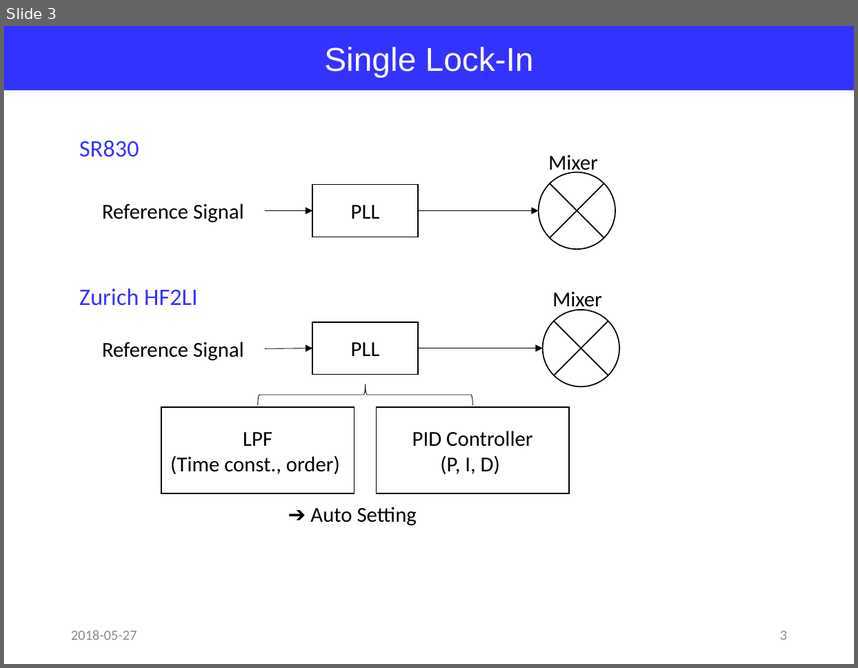
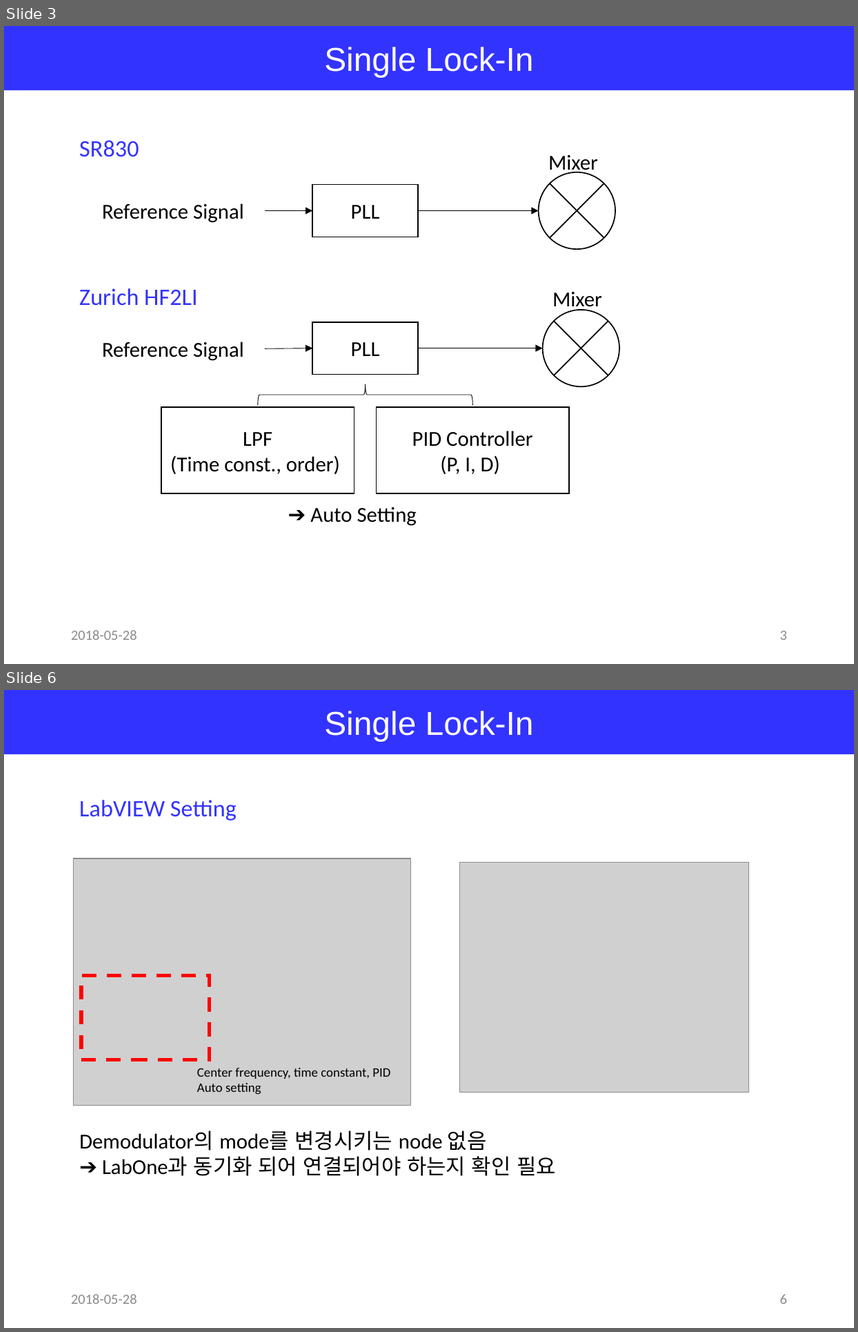
Before and after one commit to jglee96/NBTP_Lab, a slide deck: 랩미팅/201805/180528 Zurich Lock-In(Jong).pptx. Shown one above the other, each under a label of ours: slide 3 before the commit, slides 3 and 6 after it; the slides between them are not shown. The pictures are 858x668 and 858x1332 pixels, drawn with LibreOffice and Linux fonts; fonts in the diff are those of the drawing; grey boxes stand for pictures. Boxes give left, top, right and bottom in pixels: in the first picture for what was removed or moved away, otherwise in the second. Text is boxed around its words. In the diff, an @@ line names an element or a change of style, - is before the commit and + after.

```diff
--- a/랩미팅/201805/180528 Zurich Lock-In(Jong).pptx
+++ b/랩미팅/201805/180528 Zurich Lock-In(Jong).pptx
@@ slide 6 added at (x1=4, y1=690, x2=854, y2=1328), background #FFFFFF @@
@@ rectangle added at (x1=4, y1=690, x2=854, y2=755), fill #3333FF, 28 pt, text #FFFFFF @@
+Single Lock-In
@@ text added at (x1=79, y1=800, x2=237, y2=820), 20 pt, text #3333FF @@
+LabVIEW Setting
@@ picture added at (x1=74, y1=858, x2=411, y2=1105) @@
@@ picture added at (x1=459, y1=862, x2=749, y2=1092) @@
@@ rectangle added at (x1=81, y1=976, x2=210, y2=1060), outline #FF0000 3 pt dashed @@
@@ text added at (x1=197, y1=1067, x2=390, y2=1094), 11 pt, text #000000 @@
+Center frequency, time constant, PID
+Auto setting
@@ text added at (x1=79, y1=1130, x2=556, y2=1176), 18 pt, text #000000 @@
+Demodulator의 mode를 변경시키는 node 없음
+➔ LabOne과 동기화 되어 연결되어야 하는지 확인 필요
@@ text added at (x1=71, y1=1294, x2=137, y2=1303), 12 pt, text #8C8C8C @@
+2018-05-28
@@ page number added at (x1=780, y1=1294, x2=787, y2=1303), 12 pt, text #8C8C8C @@
+6
@@ slide 3 changed as well @@
@@ text at (x1=71, y1=630, x2=137, y2=639): text changed @@
-2018-05-27
+2018-05-28
```
Also in this commit, not shown: 5 other slides changed, 1 other slide added, 6 other files.
